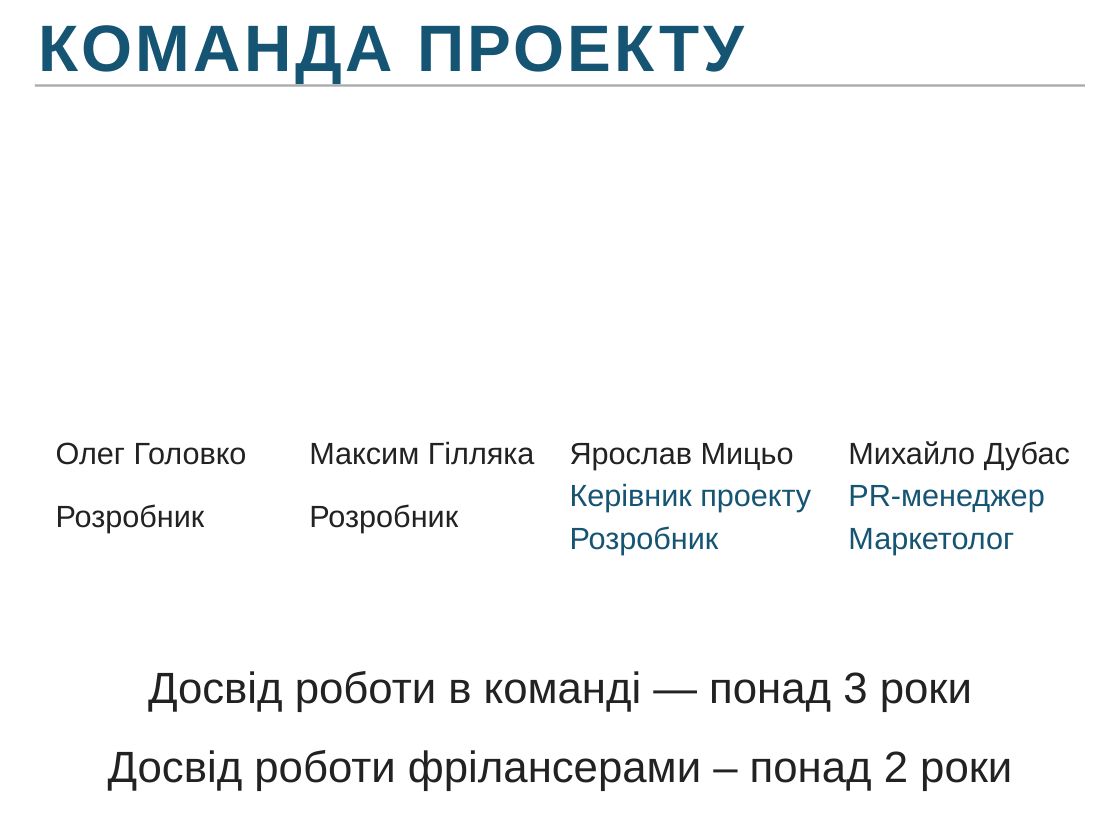
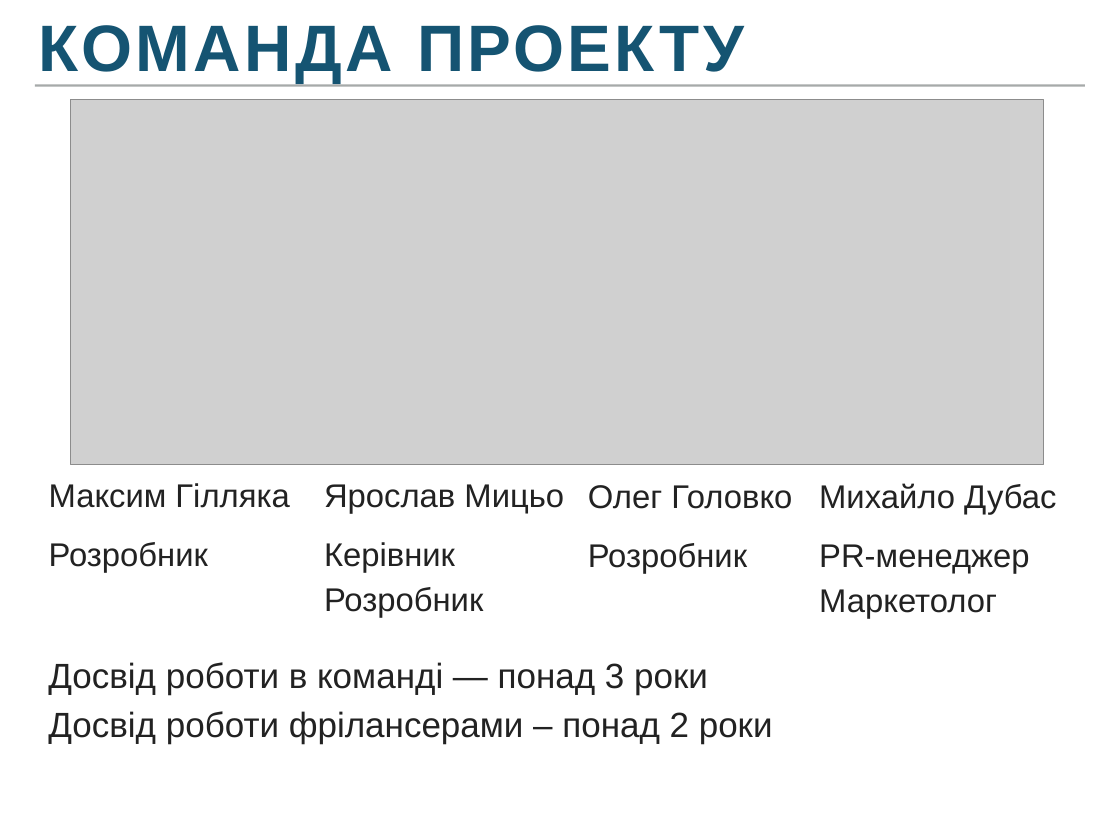
Before and after one commit to Frozen-Team/summercamp, a slide deck: slide 9 of presentation/Presentation_edited.pptx. Drawn at 1120x840 pixels with LibreOffice and Linux fonts; fonts in the diff are those of the drawing; grey boxes stand for pictures. Boxes give left, top, right and bottom in pixels: in the first picture for what was removed or moved away, otherwise in the second. Text is boxed around its words. In the diff, an @@ line names an element or a change of style, - is before the commit and + after.

```diff
--- a/presentation/Presentation_edited.pptx
+++ b/presentation/Presentation_edited.pptx
@@ picture added at <box>70,99,1044,464</box> @@
@@ text "Максим Гілляка" at <box>49,483,289,573</box>: size 28 to 30 pt; less space between paragraphs @@
@@ text "Максим Гілляка": place and size @@
-text "Максим Гілляка" at <box>309,441,535,533</box>
+text "Максим Гілляка" at <box>49,483,289,573</box>
@@ text "Ярослав Мицьо": place and size @@
-text "Ярослав Мицьо" at <box>570,443,811,554</box>
+text "Ярослав Мицьо" at <box>324,484,564,618</box>
@@ text "Олег Головко": place and size @@
-text "Олег Головко" at <box>56,442,247,533</box>
+text "Олег Головко" at <box>588,485,792,574</box>
@@ text "Олег Головко" at <box>588,485,792,574</box>: size 28 to 30 pt; less space between paragraphs @@
@@ text "Михайло Дубас": place and size @@
-text "Михайло Дубас" at <box>848,441,1070,554</box>
+text "Михайло Дубас" at <box>819,483,1056,619</box>
@@ text "Михайло Дубас" at <box>819,483,1056,619</box>: size 28 to 30 pt; text colour #155472 to #222222 in "PR-менеджер", "Маркетолог"; more space between paragraphs @@
@@ text at <box>324,484,564,618</box>: size 28 to 30 pt in "Ярослав Мицьо", "Розробник"; text colour #155472 to #222222 in "Розробник" @@
@@ text at <box>324,542,455,573</box>: text changed; size 28 to 30 pt; text colour #155472 to #222222 @@
-Керівник проекту
+Керівник
@@ text "Досвід роботи в команді — ...": place and size @@
-text "Досвід роботи в команді — ..." at <box>108,671,1012,791</box>
+text "Досвід роботи в команді — ..." at <box>48,662,773,743</box>
@@ text "Досвід роботи в команді — ..." at <box>48,662,773,743</box>: size 40 to 32 pt; alignment centre to left; less space between paragraphs @@
```
Also in this commit, not shown: 6 other slides changed, 1 slide added, 1 slide removed, 1 other file.
